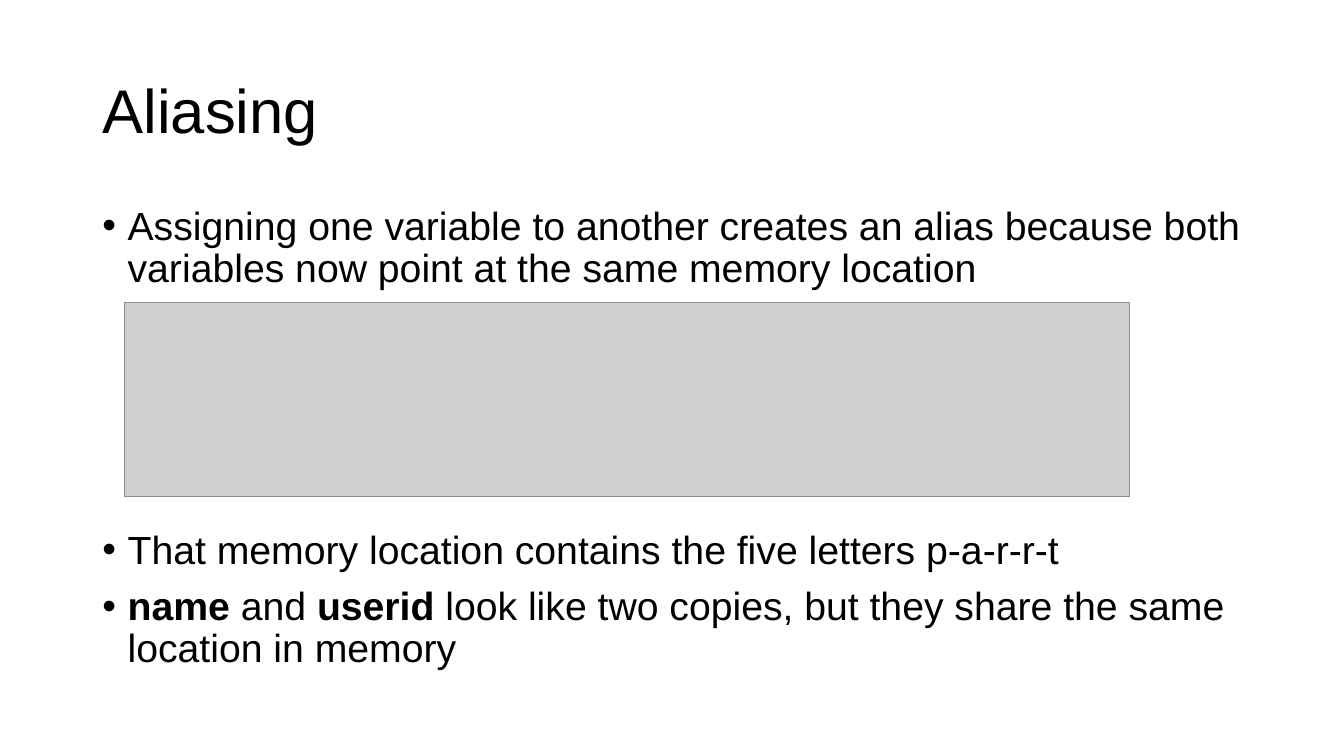
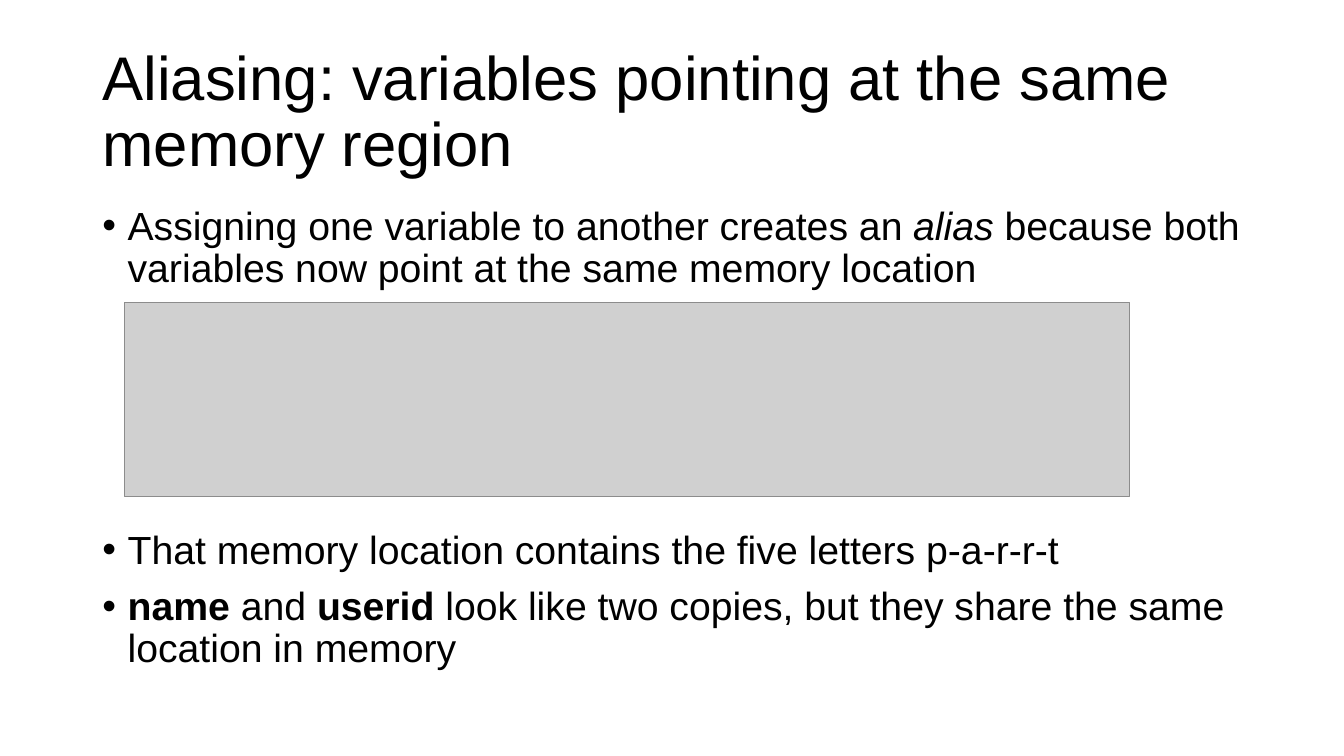
Before and after one commit to parrt/msds501, a slide deck: slide 4 of slides/aliasing.pptx. Drawn at 1344x756 pixels with LibreOffice and Linux fonts; fonts in the diff are those of the drawing; grey boxes stand for pictures; background and template pictures are left out. Boxes give left, top, right and bottom in pixels: in the first picture for what was removed or moved away, otherwise in the second. Text is boxed around its words. In the diff, an @@ line names an element or a change of style, - is before the commit and + after.

```diff
--- a/slides/aliasing.pptx
+++ b/slides/aliasing.pptx
@@ title at [102, 55, 1170, 178]: text changed @@
-Aliasing
+Aliasing: variables pointing at the same memory region
@@ text at [128, 211, 1240, 290]: italic on in "alias" @@
```
Also in this commit, not shown: 4 other slides changed, 1 slide added, 3 other files.
